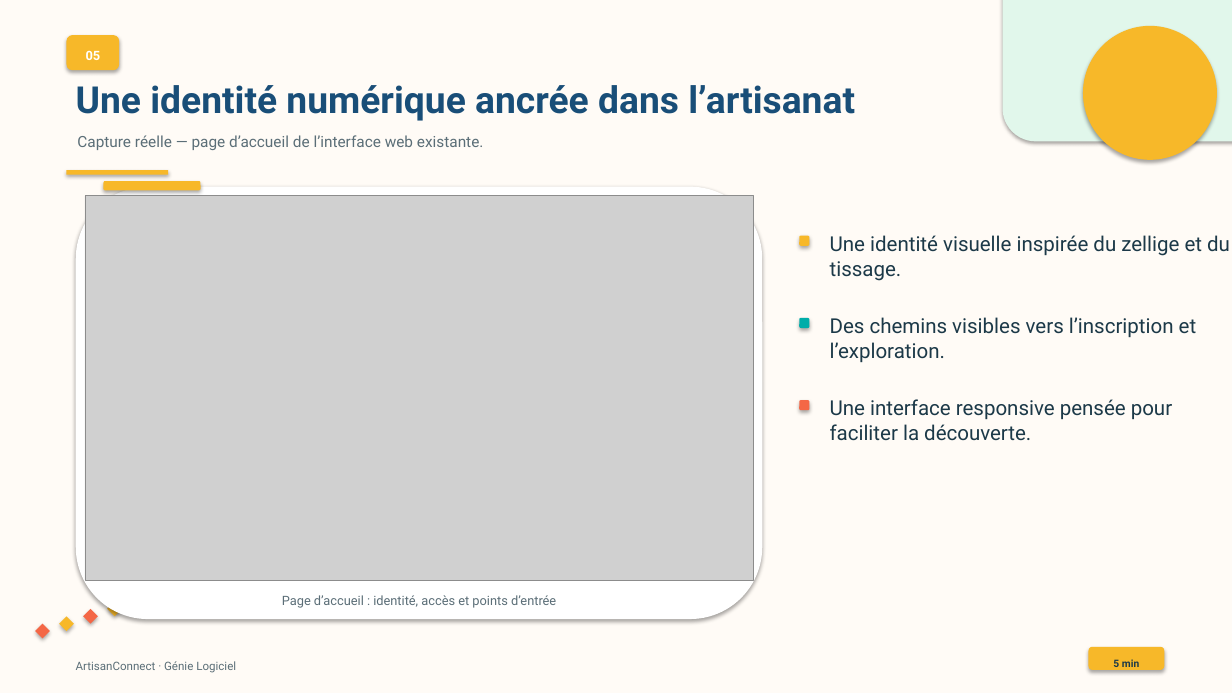
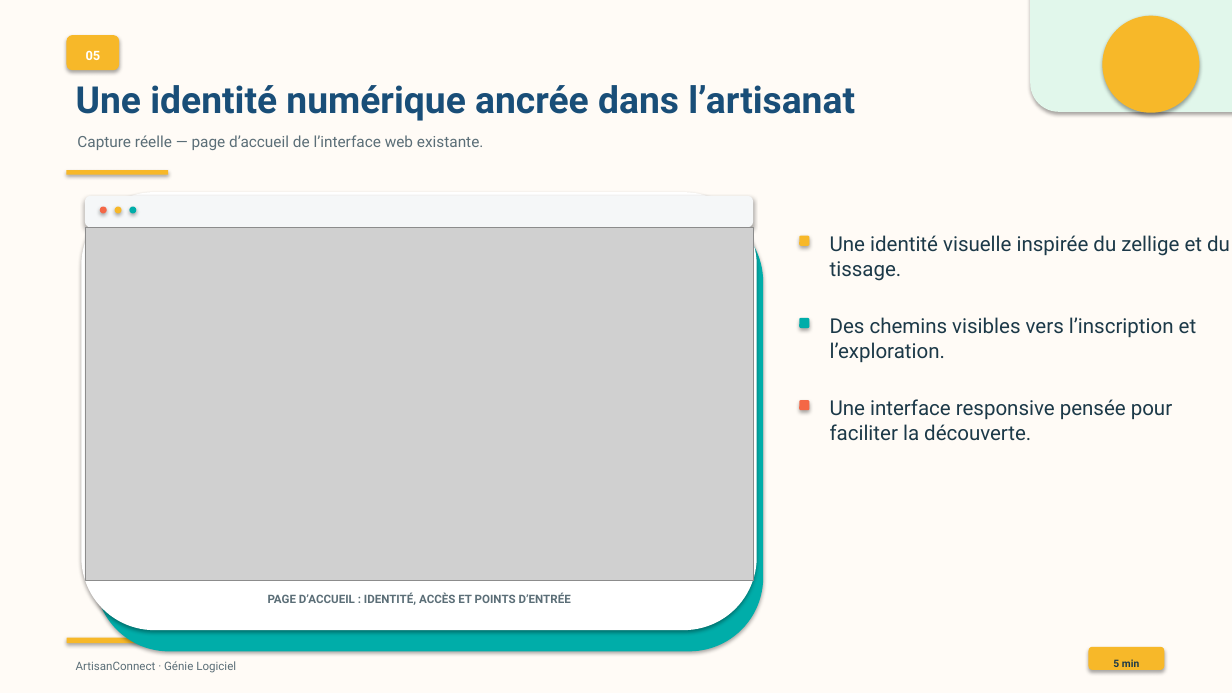
Before and after one commit to Oumaima-El-Badraouy/SELMB, a slide deck: slide 5 of ArtisanConnect_Dossier_Projet/05_Presentation/05_Presentation_ArtisanConnect.pptx. Drawn at 1232x693 pixels with LibreOffice and Linux fonts; fonts in the diff are those of the drawing; grey boxes stand for pictures. Boxes give left, top, right and bottom in pixels: in the first picture for what was removed or moved away, otherwise in the second. Text is boxed around its words. In the diff, an @@ line names an element or a change of style, - is before the commit and + after.

```diff
--- a/ArtisanConnect_Dossier_Projet/05_Presentation/05_Presentation_ArtisanConnect.pptx
+++ b/ArtisanConnect_Dossier_Projet/05_Presentation/05_Presentation_ArtisanConnect.pptx
@@ rounded rectangle: place and size @@
-rounded rectangle at box(1003, 0, 1232, 141)
+rounded rectangle at box(1031, 0, 1232, 112)
@@ ellipse: place and size @@
-ellipse at box(1083, 26, 1217, 160)
+ellipse at box(1103, 16, 1200, 113)
@@ rounded rectangle: place and size @@
-rounded rectangle at box(76, 187, 762, 619)
+rounded rectangle at box(81, 192, 757, 630)
@@ rounded rectangle added at box(85, 196, 753, 227), fill #F5F7F8 @@
@@ rounded rectangle added at box(95, 208, 763, 652), fill #00ADA9 @@
@@ ellipse added at box(100, 206, 106, 213), fill #F46746 @@
@@ ellipse added at box(115, 206, 121, 213), fill #F7B829 @@
@@ ellipse added at box(129, 206, 136, 213), fill #00ADA9 @@
@@ picture: place and size @@
-picture at box(85, 196, 753, 580)
+picture at box(85, 227, 753, 580)
@@ text at box(268, 593, 571, 605): text changed; size 10 to 9 pt; bold on @@
-Page d’accueil : identité, accès et points d’entrée
+PAGE D’ACCUEIL : IDENTITÉ, ACCÈS ET POINTS D’ENTRÉE
@@ diamond removed at box(35, 624, 50, 639) @@
@@ diamond removed at box(59, 616, 74, 631) @@
@@ diamond removed at box(83, 609, 98, 624) @@
@@ diamond removed at box(107, 602, 122, 616) @@
@@ rounded rectangle: place and size @@
-rounded rectangle at box(104, 181, 201, 190)
+rounded rectangle at box(67, 638, 176, 643)
```
Also in this commit, not shown: 7 other slides changed, 2 slides added, 2 slides removed, 1 other file.
